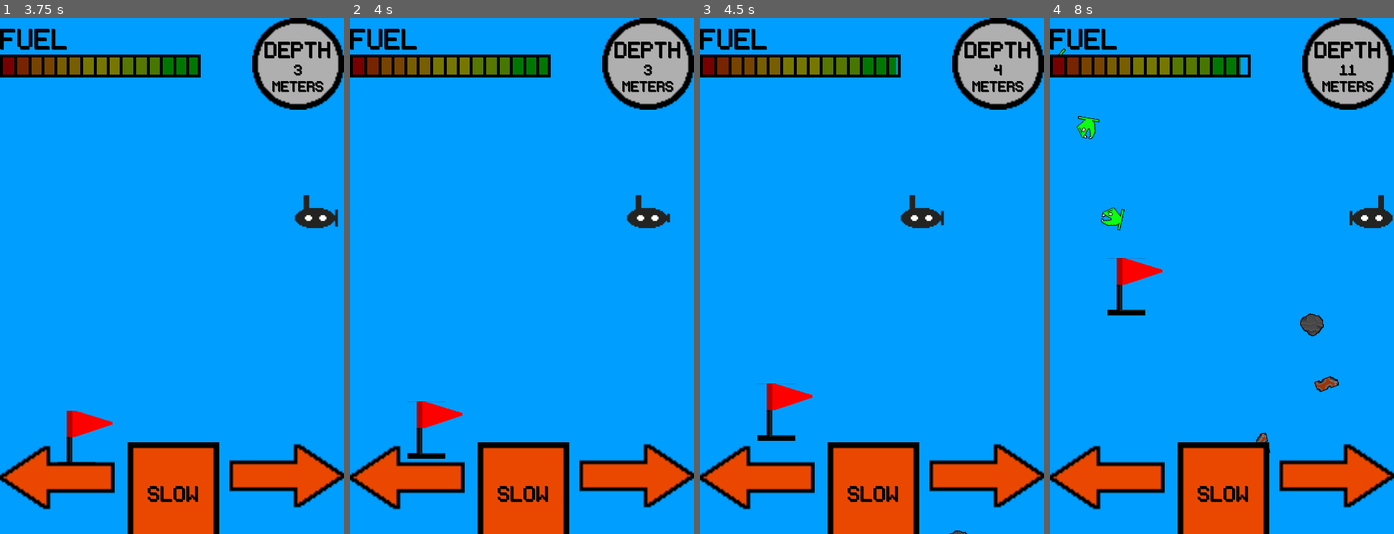
Above: before the commit, frames 1-4 (left to right).
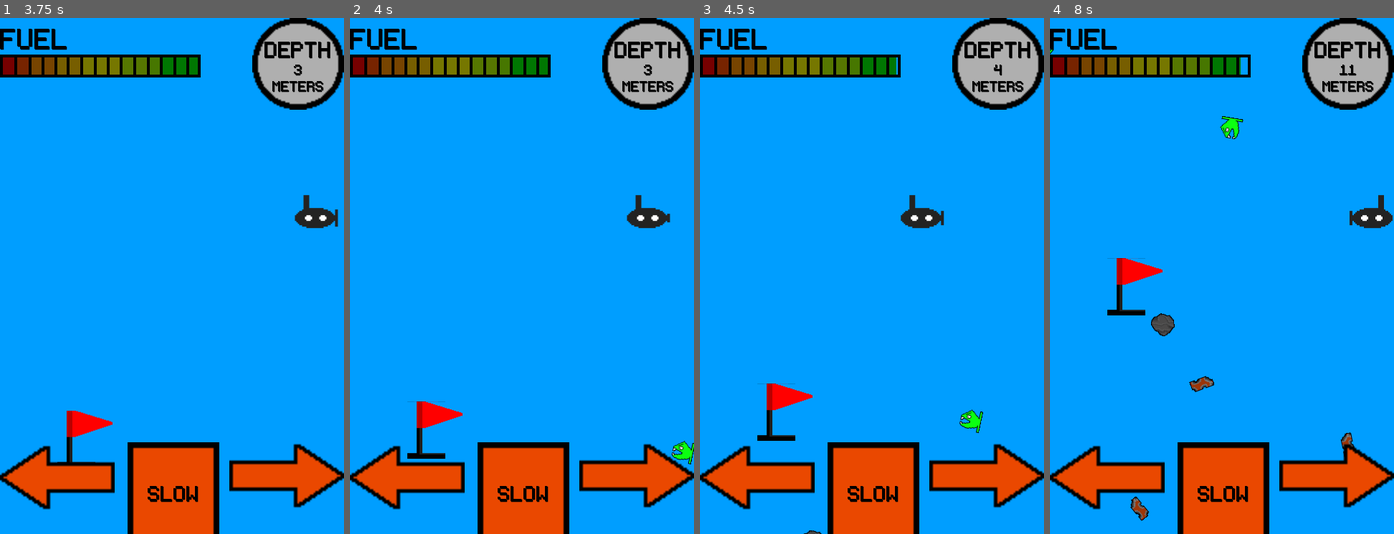
Above: after the commit, the same moments.

Repository: seb-navarro/Endless_Depth
Game: Godot game, scene res://Main/Main.tscn
Two runs of this game, one before a commit and one after it. Both use one fixed random seed, a clock stepped at 60 frames per second and the inputs below. This scene is started directly instead of the project's main scene.
Inputs:
- Up to frame 1 (3.75 s): hold D (move_right) 0.53-1.28 s; hold A (move_left) 1.28-2.03 s; hold D (move_right) 2.03-3.53 s; hold A (move_left) from 3.53 s (still down)
- Up to frame 2 (4 s): keep holding A (move_left)
- Up to frame 3 (4.5 s): keep holding A (move_left)
- Up to frame 4 (8 s): release A (move_left) at 5.78 s; hold D (move_right) from 5.78 s (still down)

Frame 1 is identical in both runs. In frame 2, 0.2% of the frame differs, in the area x 93-100%, y 81-87%; in frame 3, 0.2%; in frame 4, 1.6%, in the area x 0-89%, y 5-98%.

Commit message:
fixed jolting glitch when player hits wall

Diff:
--- a/Main/main.gd
+++ b/Main/main.gd
@@ -8,11 +8,12 @@
 	$Fade/ColorRect.visible = true
 	transition_in()
 	new_game()
+	$Spawner.position = $Player.position
 
 
 # Called every frame. 'delta' is the elapsed time since the previous frame.
 func _process(delta: float) -> void:
-	$Spawner.position = $Player.position
+	$Spawner.position.y = $Player.position.y
 
 	if fuel <= 0:
 		game_over()
